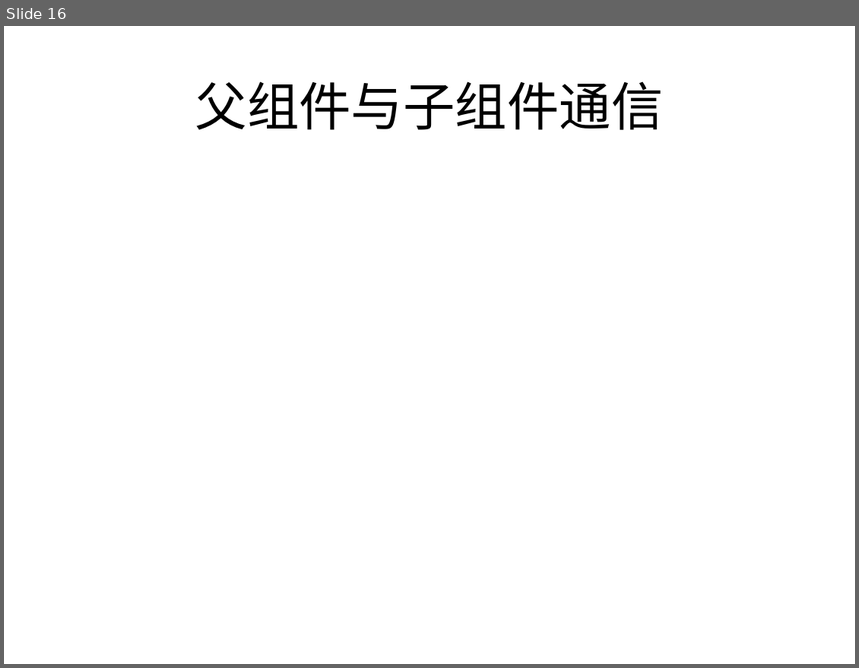
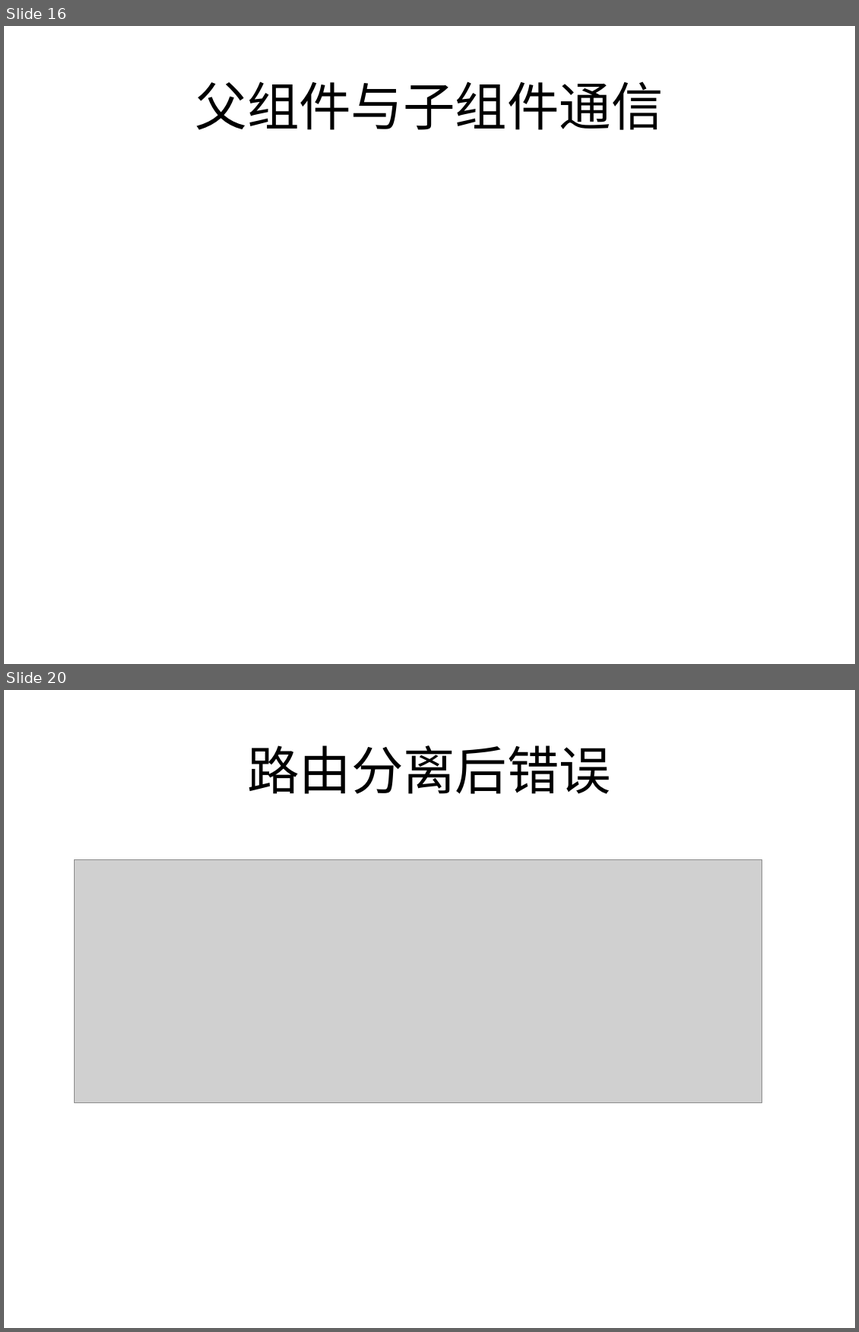
Before and after one commit to jasonLiu001/ng-study-ppt-files, a slide deck: files/Angular2.pptx. Shown one above the other, each under a label of ours: slide 16 before the commit, slides 16 and 20 after it; the slides between them are not shown. The pictures are 859x668 and 859x1332 pixels, drawn with LibreOffice and Linux fonts; fonts in the diff are those of the drawing; grey boxes stand for pictures. Boxes give left, top, right and bottom in pixels: in the first picture for what was removed or moved away, otherwise in the second. Text is boxed around its words. In the diff, an @@ line names an element or a change of style, - is before the commit and + after.

```diff
--- a/files/Angular2.pptx
+++ b/files/Angular2.pptx
@@ slide 20 added at bbox=[4, 690, 855, 1328], background #CBE9CF @@
@@ title added at bbox=[247, 745, 611, 794], 44 pt, text #000000 @@
+路由分离后错误
@@ picture added at bbox=[75, 859, 762, 1103] @@
```
Also in this commit, not shown: 1 slide changed, 7 other slides added.
